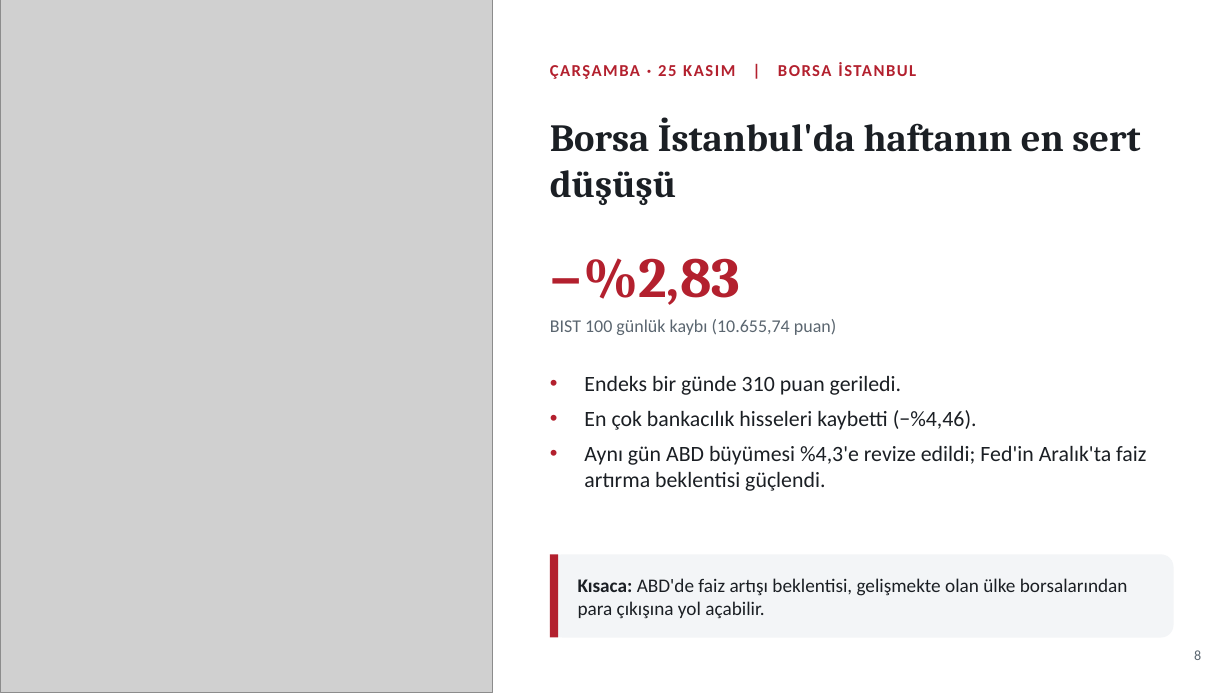
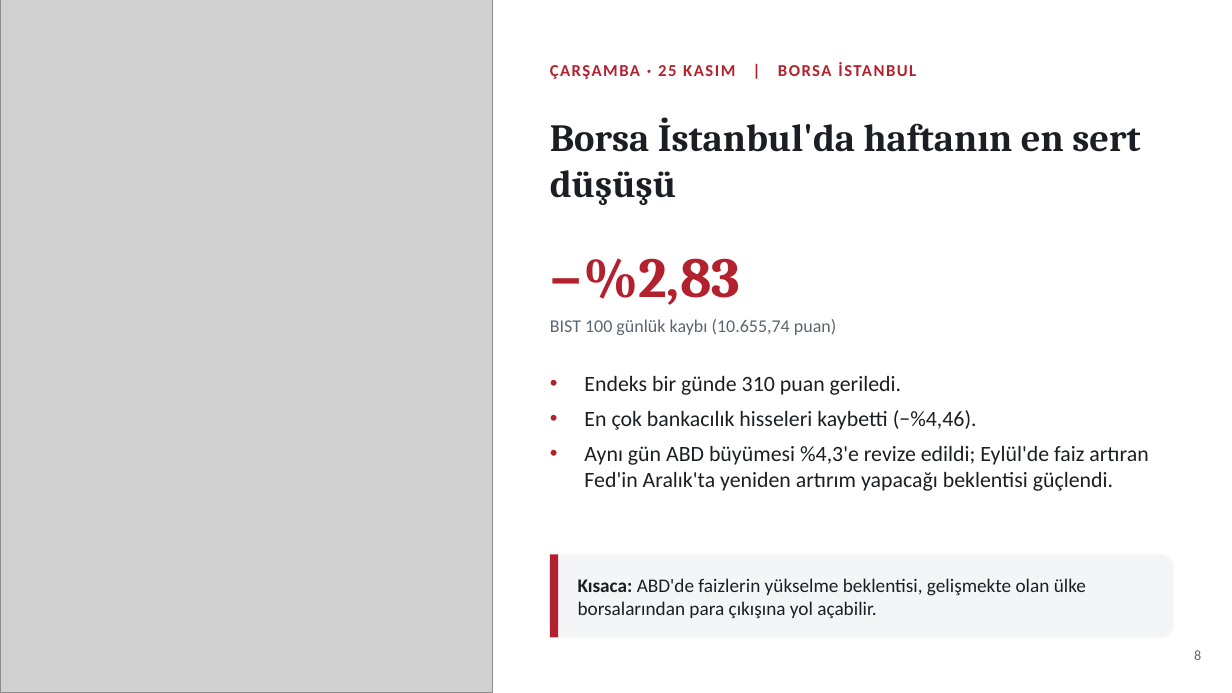
Before and after one commit to likyastudio/ikya-studios-ad, a slide deck: slide 8 of sunum/Haftalik_Ekonomi_Gundemi_Sade.pptx. Drawn at 1232x693 pixels with LibreOffice and Linux fonts; fonts in the diff are those of the drawing; grey boxes stand for pictures. Boxes give left, top, right and bottom in pixels: in the first picture for what was removed or moved away, otherwise in the second. Text is boxed around its words. In the diff, an @@ line names an element or a change of style, - is before the commit and + after.

```diff
--- a/sunum/Haftalik_Ekonomi_Gundemi_Sade.pptx
+++ b/sunum/Haftalik_Ekonomi_Gundemi_Sade.pptx
@@ text at [584,446,1148,491]: text changed @@
-• Aynı gün ABD büyümesi %4,3'e revize edildi; Fed'in Aralık'ta faiz artırma beklentisi güçlendi.
+• Aynı gün ABD büyümesi %4,3'e revize edildi; Eylül'de faiz artıran Fed'in Aralık'ta yeniden artırım yapacağı beklentisi güçlendi.
@@ text at [578,578,1086,619]: text changed @@
-Kısaca: ABD'de faiz artışı beklentisi, gelişmekte olan ülke borsalarından para çıkışına yol açabilir.
+Kısaca: ABD'de faizlerin yükselme beklentisi, gelişmekte olan ülke borsalarından para çıkışına yol açabilir.
```
Also in this commit, not shown: 5 other slides changed.
